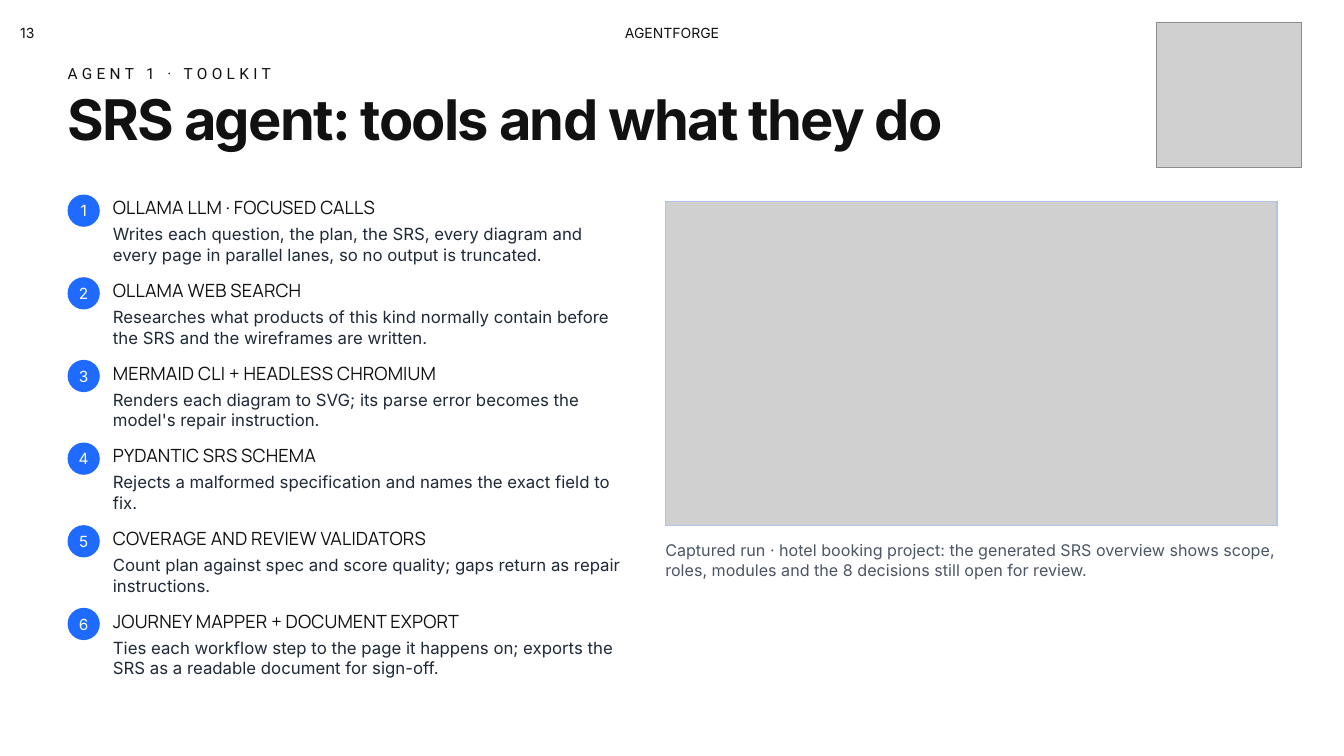
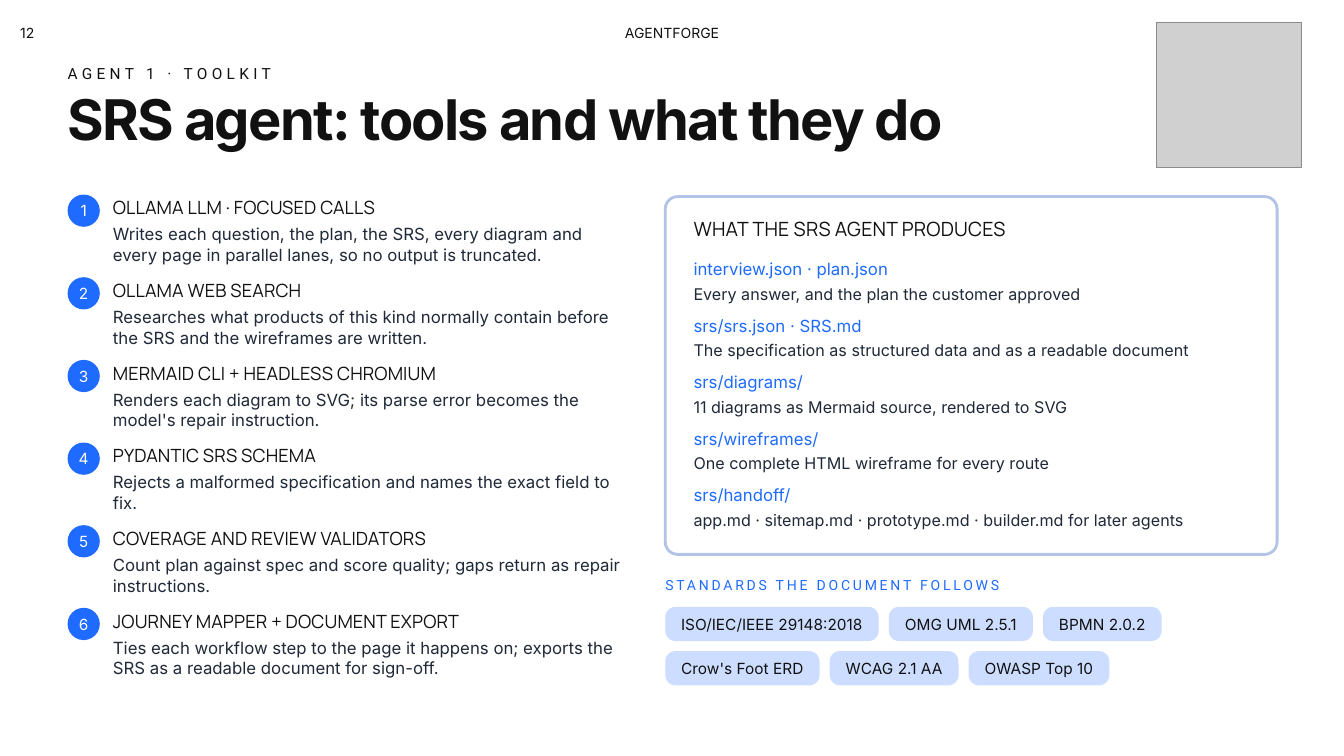
Before and after one commit to Ravindu200232/agentforge-studio, a slide deck: slide 12 of docs/presentation/AgentForge-PP2.pptx (slide 13 before the commit). Drawn at 1344x756 pixels with LibreOffice and Linux fonts; fonts in the diff are those of the drawing; grey boxes stand for pictures; background and template pictures are left out. Boxes give left, top, right and bottom in pixels: in the first picture for what was removed or moved away, otherwise in the second. Text is boxed around its words. In the diff, an @@ line names an element or a change of style, - is before the commit and + after.

```diff
--- a/docs/presentation/AgentForge-PP2.pptx
+++ b/docs/presentation/AgentForge-PP2.pptx
@@ text at box(20, 27, 34, 38): text changed @@
-13
+12
@@ picture removed at box(665, 202, 1277, 526) @@
@@ rectangle removed at box(665, 202, 1277, 526) @@
@@ rounded rectangle added at box(665, 197, 1277, 555), fill #FFFFFF at 80% opacity, outline #B2C3E5 2 pt @@
@@ text added at box(694, 221, 1006, 237), 14 pt, text #111111 @@
+WHAT THE SRS AGENT PRODUCES
@@ text added at box(694, 262, 888, 279), 12 pt, text #1F6BFF @@
+interview.json · plan.json
@@ text added at box(694, 288, 1080, 304), 11.5 pt, text #1F2937 @@
+Every answer, and the plan the customer approved
@@ text added at box(694, 319, 862, 336), 12 pt, text #1F6BFF @@
+srs/srs.json · SRS.md
@@ text added at box(694, 343, 1189, 360), 11.5 pt, text #1F2937 @@
+The specification as structured data and as a readable document
@@ text added at box(694, 375, 803, 392), 12 pt, text #1F6BFF @@
+srs/diagrams/
@@ text added at box(694, 401, 1067, 417), 11.5 pt, text #1F2937 @@
+11 diagrams as Mermaid source, rendered to SVG
@@ text added at box(694, 432, 819, 447), 12 pt, text #1F6BFF @@
+srs/wireframes/
@@ text added at box(694, 456, 1049, 473), 11.5 pt, text #1F2937 @@
+One complete HTML wireframe for every route
@@ text added at box(694, 488, 791, 503), 12 pt, text #1F6BFF @@
+srs/handoff/
@@ text added at box(694, 513, 1183, 530), 11.5 pt, text #1F2937 @@
+app.md · sitemap.md · prototype.md · builder.md for later agents
@@ text removed at box(665, 544, 1274, 579) @@
-Captured run · hotel booking project: the generated SRS overview shows scope, roles, modules and the 8 decisions still open for review.
@@ text added at box(665, 580, 999, 590), 10 pt, text #1F6BFF @@
+STANDARDS THE DOCUMENT FOLLOWS
@@ rounded rectangle added at box(665, 607, 879, 641), fill #CCDDFF @@
@@ text added at box(681, 618, 862, 632), 11 pt, text #111111 @@
+ISO/IEC/IEEE 29148:2018
@@ rounded rectangle added at box(889, 607, 1033, 641), fill #CCDDFF @@
@@ text added at box(905, 618, 1017, 630), 11 pt, text #111111 @@
+OMG UML 2.5.1
@@ rounded rectangle added at box(1044, 607, 1163, 641), fill #CCDDFF @@
@@ text added at box(1059, 618, 1146, 630), 11 pt, text #111111 @@
+BPMN 2.0.2
@@ rounded rectangle added at box(665, 651, 820, 686), fill #CCDDFF @@
@@ rounded rectangle added at box(830, 651, 959, 686), fill #CCDDFF @@
@@ rounded rectangle added at box(969, 651, 1110, 686), fill #CCDDFF @@
@@ text added at box(681, 662, 803, 674), 11 pt, text #111111 @@
+Crow's Foot ERD
@@ text added at box(846, 662, 942, 674), 11 pt, text #111111 @@
+WCAG 2.1 AA
@@ text added at box(985, 662, 1093, 677), 11 pt, text #111111 @@
+OWASP Top 10
```
Also in this commit, not shown: 23 other slides changed, 2 slides removed.
